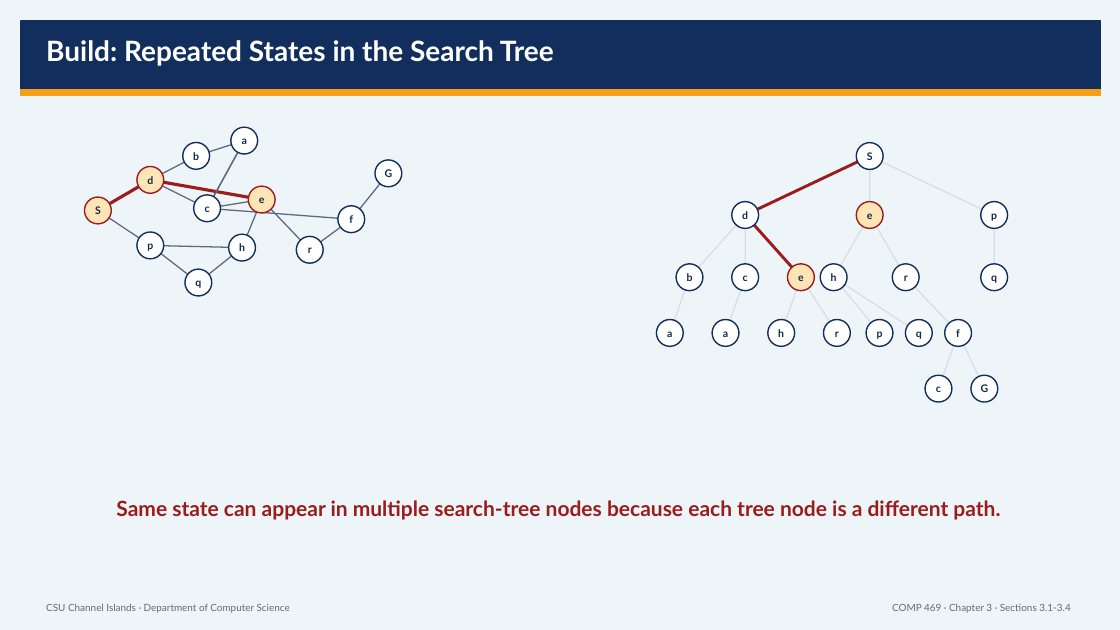
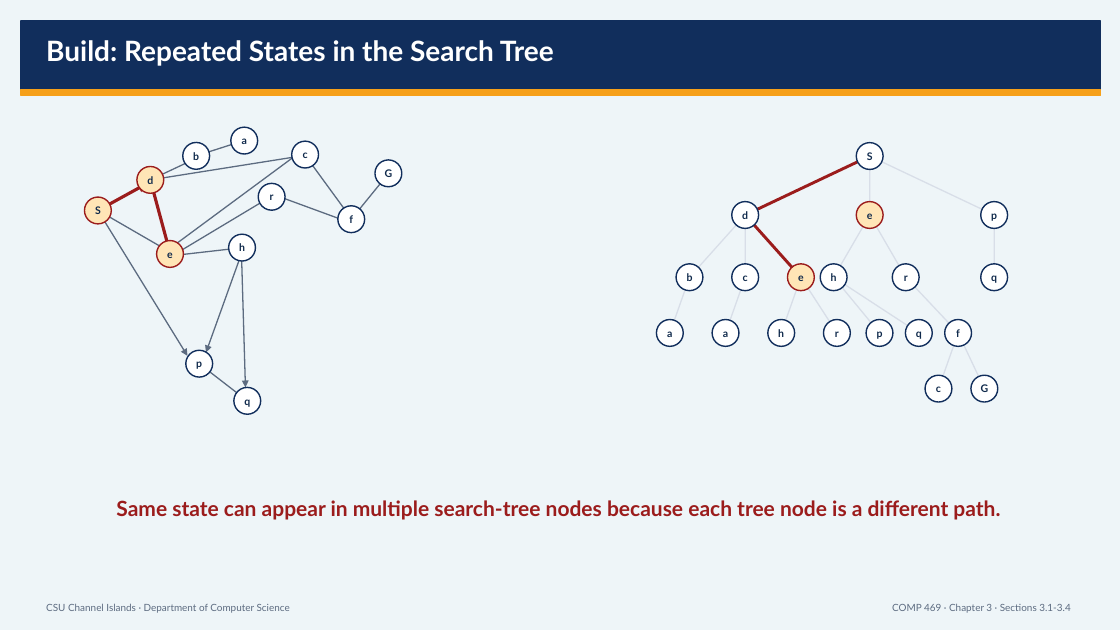
Before and after one commit to DrNatas/Comp_469, a slide deck: slide 27 of Fall 2026/L03 - Uniformed Search - 3.1 to 3.4/COMP469_Chapter3_3_1_to_3_4_CSUCI_Expanded.pptx (slide 25 before the commit). Drawn at 1120x630 pixels with LibreOffice and Linux fonts; fonts in the diff are those of the drawing. Boxes give left, top, right and bottom in pixels: in the first picture for what was removed or moved away, otherwise in the second. Text is boxed around its words. In the diff, an @@ line names an element or a change of style, - is before the commit and + after.

```diff
--- a/Fall 2026/L03 - Uniformed Search - 3.1 to 3.4/COMP469_Chapter3_3_1_to_3_4_CSUCI_Expanded.pptx
+++ b/Fall 2026/L03 - Uniformed Search - 3.1 to 3.4/COMP469_Chapter3_3_1_to_3_4_CSUCI_Expanded.pptx
@@ arrow moved from (197, 156) - (245, 140) to (197, 156) - (240, 142) @@
@@ arrow removed from (208, 208) to (245, 140) @@
@@ ellipse "c": place and size @@
-ellipse "c" at box(194, 195, 221, 222)
+ellipse "c" at box(292, 141, 318, 168)
@@ arrow moved from (150, 180) - (197, 156) to (150, 180) - (193, 160) @@
@@ arrow moved from (150, 180) - (208, 208) to (150, 180) - (303, 155) @@
@@ arrow moved from (208, 208) - (262, 200) to (296, 155) - (171, 248) @@
@@ arrow moved from (245, 140) - (208, 208) to (352, 219) - (303, 153) @@
@@ arrow moved from (150, 180) - (262, 200) to (150, 180) - (170, 250) @@
@@ arrow moved from (262, 200) - (310, 250) to (177, 253) - (271, 197) @@
@@ arrow removed from (351, 219) to (208, 208) @@
@@ ellipse "r": place and size @@
-ellipse "r" at box(297, 236, 323, 263)
+ellipse "r" at box(258, 183, 285, 210)
@@ arrow moved from (310, 250) - (351, 219) to (285, 198) - (346, 221) @@
@@ arrow moved from (98, 211) - (150, 245) to (98, 211) - (187, 356) @@
@@ arrow moved from (198, 282) - (242, 248) to (109, 217) - (168, 250) @@
@@ ellipse "e": place and size @@
-ellipse "e" at box(249, 187, 276, 213)
+ellipse "e" at box(156, 240, 183, 267)
@@ arrow moved from (242, 248) - (150, 245) to (177, 255) - (241, 248) @@
@@ arrow moved from (262, 200) - (242, 248) to (240, 256) - (206, 353) @@
@@ arrow added from (242, 255) to (245, 387), #5C6B80 1.1 pt @@
@@ 2 ellipses, 1 arrow: place and size @@
-2 ellipses, 1 arrow at box(137, 232, 212, 296)
+2 ellipses, 1 arrow at box(186, 350, 260, 414)
```
Also in this commit, not shown: 9 other slides changed, 3 slides added, 1 slide removed, 1 other file.
